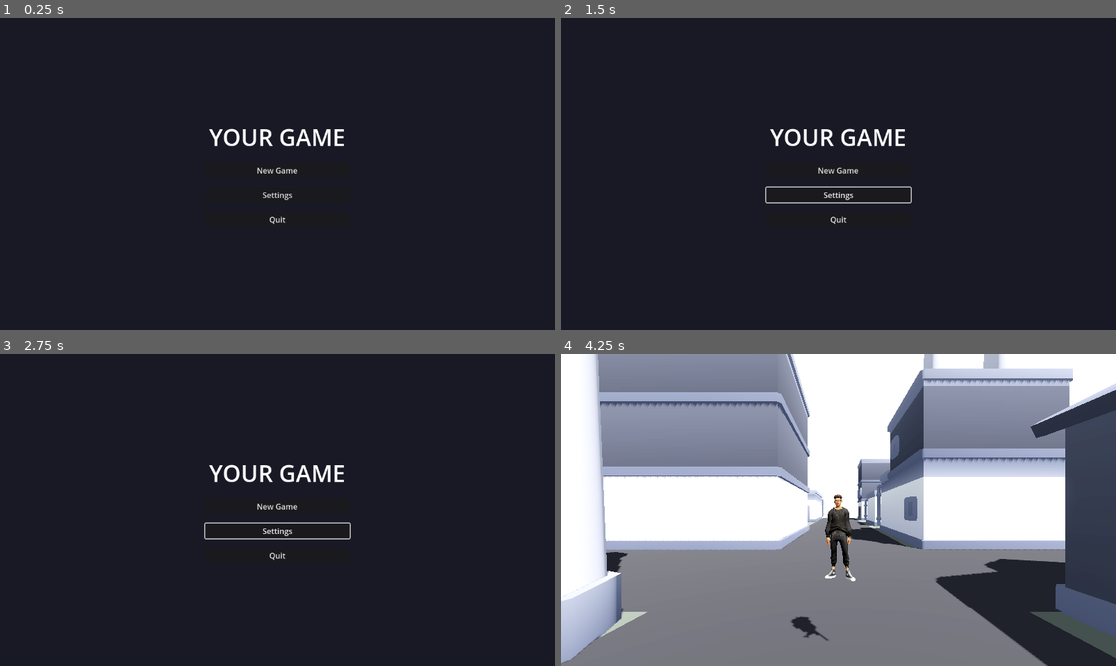
Above: before the commit, frames 1-4 (two rows, left to right).
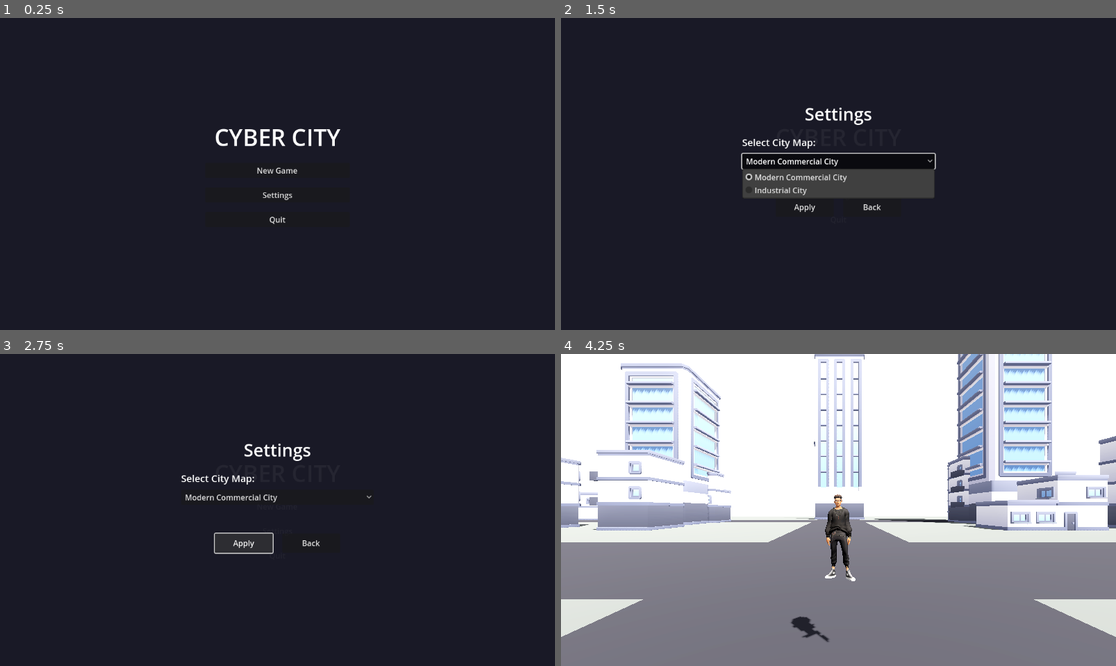
Above: after the commit, the same moments.

Repository: yassernamez03/Cyberethics
Game: Godot game, scene res://scenes/ui/main_menu.tscn
Two runs of this game, one before a commit and one after it. Both use one fixed random seed, a clock stepped at 60 frames per second and the inputs below.
Inputs (mouse positions are in pixels of both pictures, inside the frame that each line leads up to):
- Up to frame 1 (0.25 s): no input
- Up to frame 2 (1.5 s): click "Settings" at 0.5 s; click (838, 161) at 1.25 s, where only the run after the commit has a clickable "Modern Commercial City"
- Up to frame 3 (2.75 s): click (244, 544) at 2 s, where only the run after the commit has a clickable "Apply"
- Up to frame 4 (4.25 s): click (871, 544) at 2.75 s, where only the run after the commit has a clickable "Back"; click "New Game" at 3.5 s

The runs differ from the first frame. In frame 1, 0.8% of the frame differs, in the area x 37-62%, y 35-42%; in frame 2, 4.7%; in frame 3, 1.8%; in frame 4, 55%, in the area x 0-100%, y 0-100%.

Commit message:
city settings

Diff:
--- a/scenes/levels/modern_city.tscn
+++ b/scenes/levels/modern_city.tscn
@@ -1,6 +1,6 @@
 [gd_scene load_steps=28 format=3 uid="uid://modern_city_level"]
 
-[ext_resource type="Script" uid="uid://dgtushyebluue" path="res://scripts/levels/kenney_city.gd" id="1_script"]
+[ext_resource type="Script" uid="uid://b1yfhtuw4atn1" path="res://scripts/levels/modern_city.gd" id="1_script"]
 [ext_resource type="PackedScene" path="res://scenes/entities/player/player.tscn" id="2_player"]
 [ext_resource type="PackedScene" uid="uid://pause_menu" path="res://scenes/ui/pause_menu.tscn" id="3_pause"]
 [ext_resource type="PackedScene" path="res://assets/models/kenney_city_commercial/Models/GLB format/building-a.glb" id="b_a"]
--- a/scenes/ui/main_menu.tscn
+++ b/scenes/ui/main_menu.tscn
@@ -1,6 +1,7 @@
-[gd_scene load_steps=2 format=3 uid="uid://main_menu"]
+[gd_scene load_steps=3 format=3 uid="uid://main_menu"]
 
 [ext_resource type="Script" path="res://scripts/ui/main_menu.gd" id="1_menu"]
+[ext_resource type="PackedScene" uid="uid://settings_menu" path="res://scenes/ui/settings_menu.tscn" id="2_settings"]
 
 [node name="MainMenu" type="Control"]
 layout_mode = 3
@@ -34,7 +35,7 @@
 [node name="Title" type="Label" parent="VBoxContainer"]
 layout_mode = 2
 theme_override_font_sizes/font_size = 48
-text = "YOUR GAME"
+text = "CYBER CITY"
 horizontal_alignment = 1
 
 [node name="NewGameButton" type="Button" parent="VBoxContainer"]
@@ -53,6 +54,9 @@
 layout_mode = 2
 text = "Quit"
 
+[node name="SettingsMenu" parent="." instance=ExtResource("2_settings")]
+visible = false
+
 [connection signal="pressed" from="VBoxContainer/NewGameButton" to="." method="_on_new_game_pressed"]
 [connection signal="pressed" from="VBoxContainer/ContinueButton" to="." method="_on_continue_pressed"]
 [connection signal="pressed" from="VBoxContainer/SettingsButton" to="." method="_on_settings_pressed"]
--- /dev/null
+++ b/scenes/ui/settings_menu.tscn
@@ -0,0 +1,79 @@
+[gd_scene load_steps=2 format=3 uid="uid://settings_menu"]
+
+[ext_resource type="Script" path="res://scripts/ui/settings_menu.gd" id="1_settings"]
+
+[node name="SettingsMenu" type="Control"]
+layout_mode = 3
+anchors_preset = 15
+anchor_right = 1.0
+anchor_bottom = 1.0
+script = ExtResource("1_settings")
+
+[node name="Background" type="ColorRect" parent="."]
+layout_mode = 1
+anchors_preset = 15
+anchor_right = 1.0
+anchor_bottom = 1.0
+color = Color(0.1, 0.1, 0.15, 0.95)
+
+[node name="VBoxContainer" type="VBoxContainer" parent="."]
+layout_mode = 1
+anchors_preset = 8
+anchor_left = 0.5
+anchor_top = 0.5
+anchor_right = 0.5
+anchor_bottom = 0.5
+offset_left = -200.0
+offset_top = -150.0
+offset_right = 200.0
+offset_bottom = 150.0
+grow_horizontal = 2
+grow_vertical = 2
+theme_override_constants/separation = 20
+
+[node name="Title" type="Label" parent="VBoxContainer"]
+layout_mode = 2
+theme_override_font_sizes/font_size = 36
+text = "Settings"
+horizontal_alignment = 1
+
+[node name="CitySection" type="VBoxContainer" parent="VBoxContainer"]
+layout_mode = 2
+theme_override_constants/separation = 10
+
+[node name="CityLabel" type="Label" parent="VBoxContainer/CitySection"]
+layout_mode = 2
+theme_override_font_sizes/font_size = 20
+text = "Select City Map:"
+
+[node name="CityOptionButton" type="OptionButton" parent="VBoxContainer/CitySection"]
+layout_mode = 2
+selected = 0
+item_count = 2
+popup/item_0/text = "Modern Commercial City"
+popup/item_0/id = 0
+popup/item_1/text = "Industrial City"
+popup/item_1/id = 1
+
+[node name="Spacer" type="Control" parent="VBoxContainer"]
+custom_minimum_size = Vector2(0, 20)
+layout_mode = 2
+
+[node name="ButtonContainer" type="HBoxContainer" parent="VBoxContainer"]
+layout_mode = 2
+alignment = 1
+theme_override_constants/separation = 20
+
+[node name="ApplyButton" type="Button" parent="VBoxContainer/ButtonContainer"]
+custom_minimum_size = Vector2(120, 40)
+layout_mode = 2
+text = "Apply"
+
+[node name="BackButton" type="Button" parent="VBoxContainer/ButtonContainer"]
+custom_minimum_size = Vector2(120, 40)
+layout_mode = 2
+text = "Back"
+
+[connection signal="item_selected" from="VBoxContainer/CitySection/CityOptionButton" to="." method="_on_city_option_selected"]
+[connection signal="pressed" from="VBoxContainer/ButtonContainer/ApplyButton" to="." method="_on_apply_pressed"]
+[connection signal="pressed" from="VBoxContainer/ButtonContainer/BackButton" to="." method="_on_back_pressed"]
--- a/scripts/autoloads/game_manager.gd
+++ b/scripts/autoloads/game_manager.gd
@@ -44,6 +44,13 @@
 # -----------------------------------------------------------------------------
 var _current_level: Node = null
 var _player_data: Dictionary = {}
+var _selected_city_index: int = 0
+
+# City scene paths
+const CITY_SCENES := {
+	0: "res://scenes/levels/modern_city.tscn",  # Modern Commercial City
+	1: "res://scenes/levels/kenney_city.tscn",  # Industrial City
+}
 
 # -----------------------------------------------------------------------------
 # LIFECYCLE METHODS
@@ -110,6 +117,22 @@
 
 
 # -----------------------------------------------------------------------------
+# CITY SELECTION METHODS
+# -----------------------------------------------------------------------------
+func get_selected_city_index() -> int:
+	return _selected_city_index
+
+
+func set_selected_city_index(index: int) -> void:
+	_selected_city_index = index
+	print("[GameManager] City set to index: ", index)
+
+
+func get_selected_city_path() -> String:
+	return CITY_SCENES.get(_selected_city_index, CITY_SCENES[0])
+
+
+# -----------------------------------------------------------------------------
 # PRIVATE METHODS
 # -----------------------------------------------------------------------------
 func _initialize_game() -> void:
--- a/scripts/levels/modern_city.gd
+++ b/scripts/levels/modern_city.gd
@@ -1,8 +1,8 @@
 # =============================================================================
-# KENNEY CITY - Industrial City Level
+# MODERN CITY - Commercial City Level
 # =============================================================================
-# City level using Kenney industrial kit buildings
-# Path: res://scripts/levels/kenney_city.gd
+# City level using Kenney commercial kit buildings with skyscrapers
+# Path: res://scripts/levels/modern_city.gd
 # =============================================================================
 
 extends Node3D
@@ -29,8 +29,8 @@
 		GameManager.change_state(GameManager.GameState.PLAYING)
 
 	print("===========================================")
-	print("KENNEY INDUSTRIAL CITY LOADED!")
-	print("Controls: WASD = Move, Mouse = Look, Space = Jump")
+	print("MODERN COMMERCIAL CITY LOADED!")
+	print("Controls: WASD = Move, Shift = Sprint, Mouse = Look, Space = Jump")
 	print("===========================================")
 
 
--- a/scripts/ui/main_menu.gd
+++ b/scripts/ui/main_menu.gd
@@ -10,12 +10,13 @@
 # -----------------------------------------------------------------------------
 # EXPORTED VARIABLES
 # -----------------------------------------------------------------------------
-@export var game_scene_path: String = "res://scenes/levels/kenney_city.tscn"
+@export var default_scene_path: String = "res://scenes/levels/modern_city.tscn"
 
 # -----------------------------------------------------------------------------
 # NODE REFERENCES
 # -----------------------------------------------------------------------------
 @onready var continue_button: Button = $VBoxContainer/ContinueButton
+@onready var settings_menu: Control = $SettingsMenu
 
 # -----------------------------------------------------------------------------
 # LIFECYCLE METHODS
@@ -27,33 +28,56 @@
 	else:
 		continue_button.visible = false
 
+	# Hide settings menu initially
+	if settings_menu:
+		settings_menu.hide()
+		settings_menu.settings_closed.connect(_on_settings_closed)
+
 	# Ensure mouse is visible
 	Input.set_mouse_mode(Input.MOUSE_MODE_VISIBLE)
+
+
+func _get_game_scene_path() -> String:
+	if has_node("/root/GameManager"):
+		return GameManager.get_selected_city_path()
+	return default_scene_path
 
 
 # -----------------------------------------------------------------------------
 # BUTTON HANDLERS
 # -----------------------------------------------------------------------------
 func _on_new_game_pressed() -> void:
+	var scene_path = _get_game_scene_path()
+	print("Starting game with city: ", scene_path)
+
 	if has_node("/root/GameManager"):
 		GameManager.start_game()
-		GameManager.load_scene(game_scene_path)
+		GameManager.load_scene(scene_path)
 	else:
-		get_tree().change_scene_to_file(game_scene_path)
+		get_tree().change_scene_to_file(scene_path)
 
 
 func _on_continue_pressed() -> void:
+	var scene_path = _get_game_scene_path()
+
 	if has_node("/root/SaveManager"):
 		SaveManager.load_game(0)
 		if has_node("/root/GameManager"):
-			GameManager.load_scene(game_scene_path)
+			GameManager.load_scene(scene_path)
 		else:
-			get_tree().change_scene_to_file(game_scene_path)
+			get_tree().change_scene_to_file(scene_path)
 
 
 func _on_settings_pressed() -> void:
-	# TODO: Implement settings menu
-	print("Settings pressed - implement settings menu")
+	if settings_menu:
+		settings_menu.show()
+	else:
+		print("Settings menu not found!")
+
+
+func _on_settings_closed() -> void:
+	# Settings menu closed, refresh any UI if needed
+	pass
 
 
 func _on_quit_pressed() -> void:
--- /dev/null
+++ b/scripts/ui/settings_menu.gd
@@ -0,0 +1,75 @@
+# =============================================================================
+# SETTINGS MENU - UI Controller
+# =============================================================================
+# Handles settings menu including city selection
+# Path: res://scripts/ui/settings_menu.gd
+# =============================================================================
+
+extends Control
+
+# -----------------------------------------------------------------------------
+# SIGNALS
+# -----------------------------------------------------------------------------
+signal settings_closed
+signal city_changed(city_path: String)
+
+# -----------------------------------------------------------------------------
+# CONSTANTS
+# -----------------------------------------------------------------------------
+const CITY_SCENES := {
+	0: "res://scenes/levels/modern_city.tscn",  # Modern Commercial City
+	1: "res://scenes/levels/kenney_city.tscn",  # Industrial City
+}
+
+const CITY_NAMES := {
+	0: "Modern Commercial City",
+	1: "Industrial City",
+}
+
+# -----------------------------------------------------------------------------
+# NODE REFERENCES
+# -----------------------------------------------------------------------------
+@onready var city_option: OptionButton = $VBoxContainer/CitySection/CityOptionButton
+
+# -----------------------------------------------------------------------------
+# VARIABLES
+# -----------------------------------------------------------------------------
+var selected_city_index: int = 0
+
+# -----------------------------------------------------------------------------
+# LIFECYCLE METHODS
+# -----------------------------------------------------------------------------
+func _ready() -> void:
+	# Load saved city preference
+	if has_node("/root/GameManager"):
+		selected_city_index = GameManager.get_selected_city_index()
+		city_option.selected = selected_city_index
+
+
+# -----------------------------------------------------------------------------
+# PUBLIC METHODS
+# -----------------------------------------------------------------------------
+func get_selected_city_path() -> String:
+	return CITY_SCENES.get(selected_city_index, CITY_SCENES[0])
+
+
+# -----------------------------------------------------------------------------
+# BUTTON HANDLERS
+# -----------------------------------------------------------------------------
+func _on_city_option_selected(index: int) -> void:
+	selected_city_index = index
+	print("City selected: ", CITY_NAMES.get(index, "Unknown"))
+
+
+func _on_apply_pressed() -> void:
+	# Save settings
+	if has_node("/root/GameManager"):
+		GameManager.set_selected_city_index(selected_city_index)
+
+	city_changed.emit(get_selected_city_path())
+	print("Settings applied! Selected city: ", CITY_NAMES.get(selected_city_index, "Unknown"))
+
+
+func _on_back_pressed() -> void:
+	settings_closed.emit()
+	hide()
Not shown, added: scripts/ui/settings_menu.gd.uid
